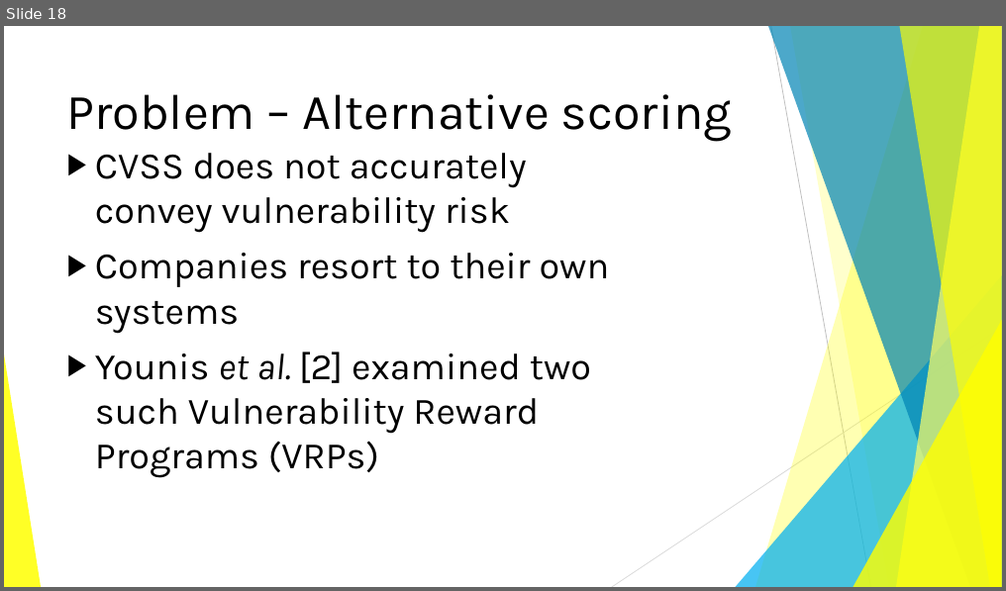
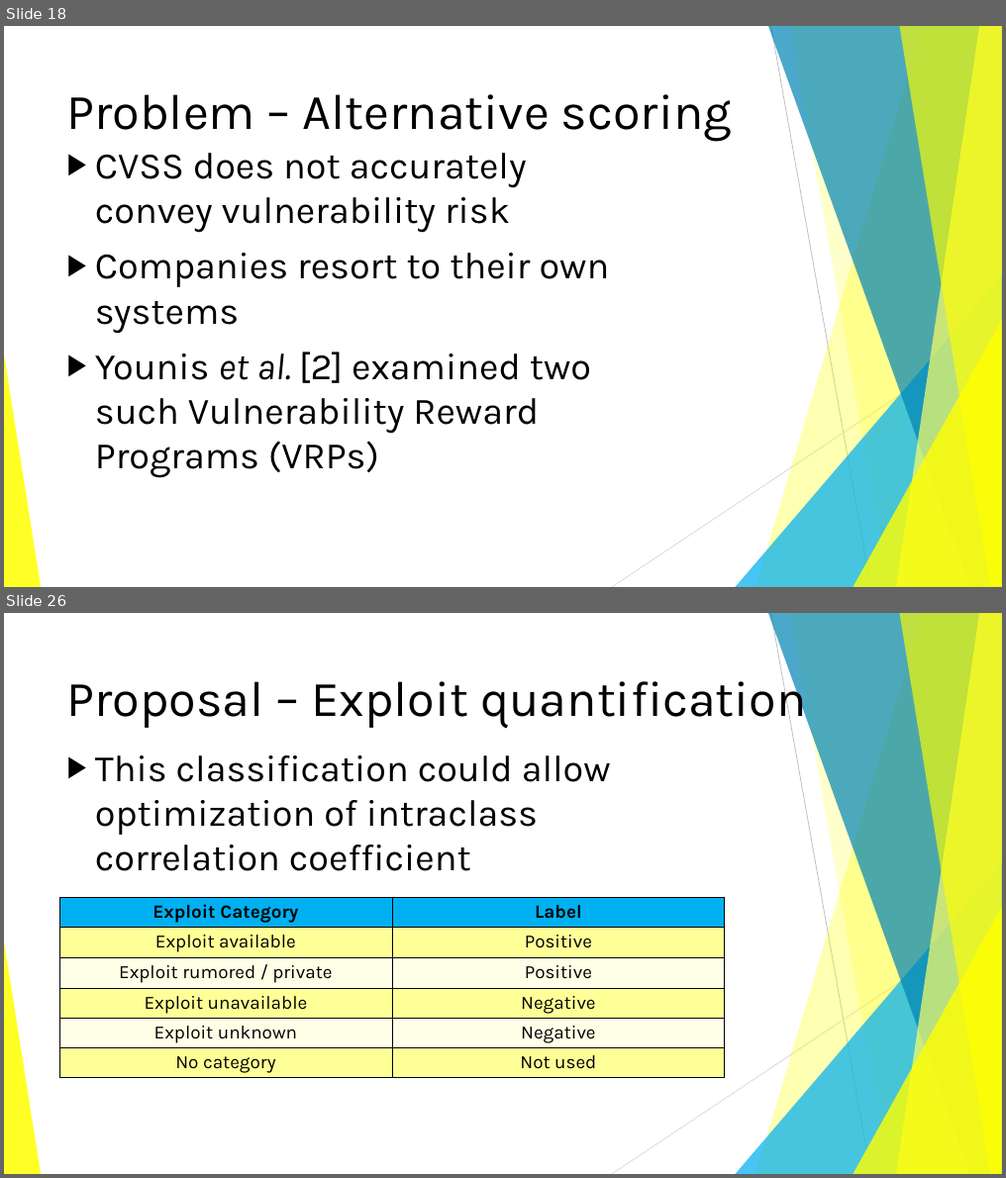
Before and after one commit to BenChurch/Winter2017, a slide deck: CISC848/ProposalPresentation/CvssOptimizationProposal.pptx. Shown one above the other, each under a label of ours: slide 18 before the commit, slides 18 and 26 after it; the slides between them are not shown. The pictures are 1006x591 and 1006x1178 pixels, drawn with LibreOffice and Linux fonts; fonts in the diff are those of the drawing. Boxes give left, top, right and bottom in pixels: in the first picture for what was removed or moved away, otherwise in the second. Text is boxed around its words. In the diff, an @@ line names an element or a change of style, - is before the commit and + after.

```diff
--- a/CISC848/ProposalPresentation/CvssOptimizationProposal.pptx
+++ b/CISC848/ProposalPresentation/CvssOptimizationProposal.pptx
@@ slide 26 added at (x1=4, y1=613, x2=1002, y2=1174), background #FFFFFF; not listed: 10 template elements that a slide beside it also shows @@
@@ title added at (x1=67, y1=671, x2=807, y2=729), 48 pt, text #000000 @@
+Proposal – Exploit quantification
@@ text added at (x1=95, y1=756, x2=611, y2=871), 36 pt, text #000000 @@
+▶ This classification could allow optimization of intraclass correlation coefficient
@@ table added at (x1=59, y1=897, x2=724, y2=1078), 6 rows, 2 columns @@
+Exploit Category | Label
+Exploit available | Positive
+Exploit rumored / private | Positive
+Exploit unavailable | Negative
+Exploit unknown | Negative
+No category | Not used
```
Also in this commit, not shown: 8 slides changed, 9 other slides added, 1 other file.
